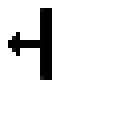
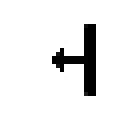
Layers edited between the first and the second (128, 128) image:
painted on "Pan east" over [8, 8, 96, 96]
